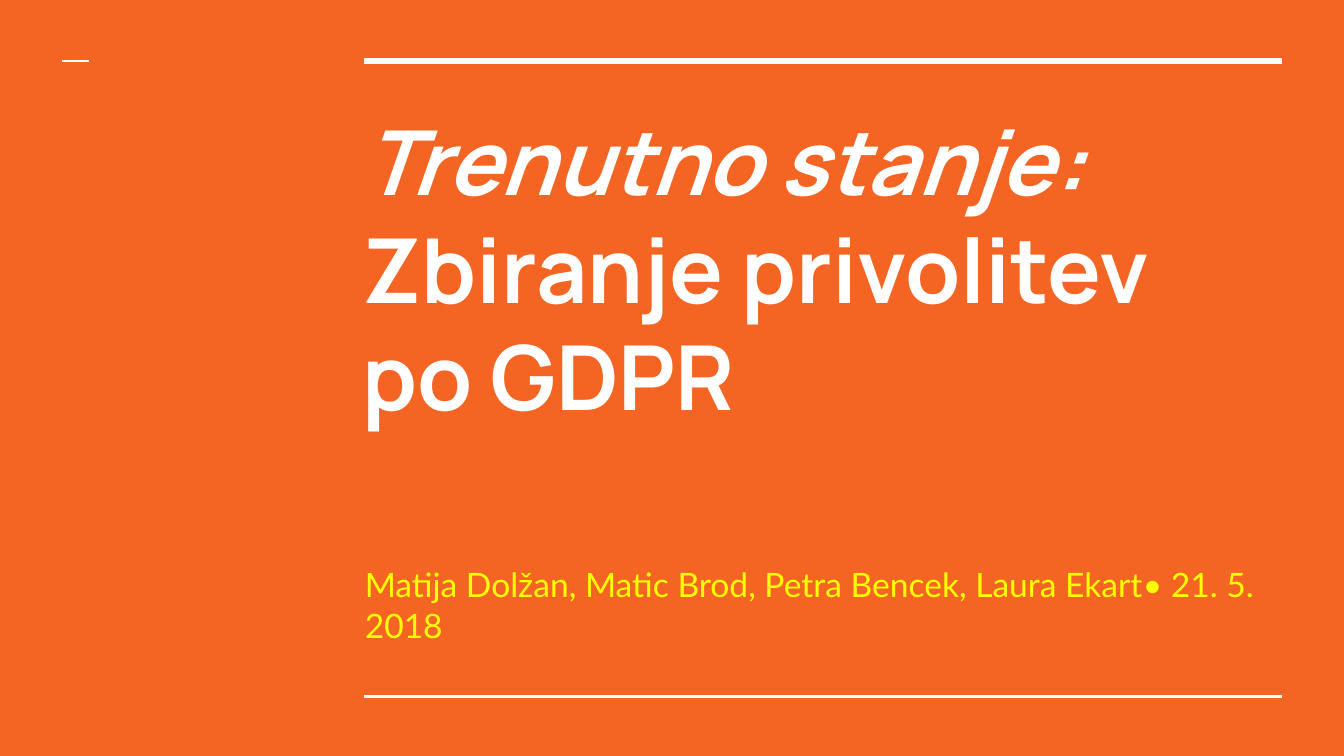
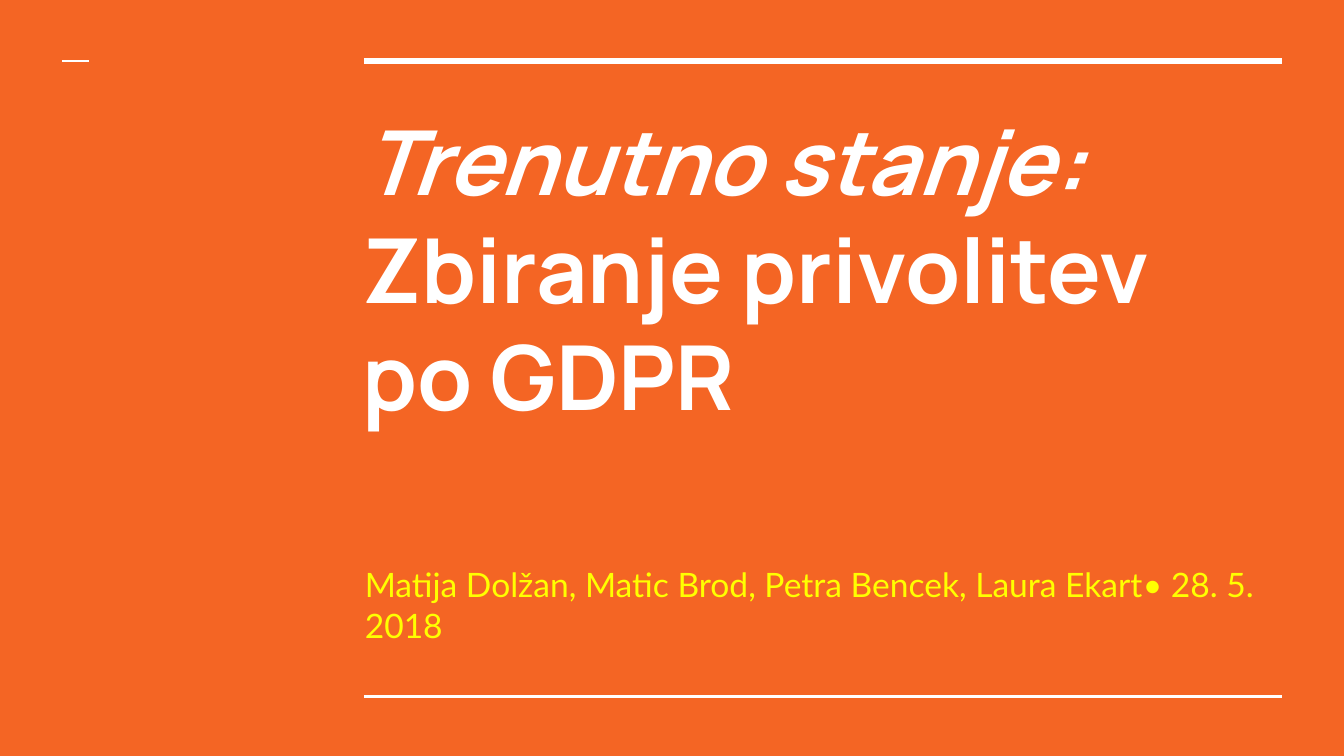
Before and after one commit to MatijaDolzan/Praktikum7, a slide deck: slide 1 of Predstavitve/Praktikum II - Skupina 7 - Teden 2.pptx. Drawn at 1344x756 pixels with LibreOffice and Linux fonts; fonts in the diff are those of the drawing. Boxes give left, top, right and bottom in pixels: in the first picture for what was removed or moved away, otherwise in the second. Text is boxed around its words. In the diff, an @@ line names an element or a change of style, - is before the commit and + after.

```diff
--- a/Predstavitve/Praktikum II - Skupina 7 - Teden 2.pptx
+++ b/Predstavitve/Praktikum II - Skupina 7 - Teden 2.pptx
@@ subtitle at (x1=365, y1=572, x2=1253, y2=638): text changed @@
-Matija Dolžan, Matic Brod, Petra Bencek, Laura Ekart• 21. 5. 2018
+Matija Dolžan, Matic Brod, Petra Bencek, Laura Ekart• 28. 5. 2018
```
Also in this commit, not shown: 4 other slides changed.
